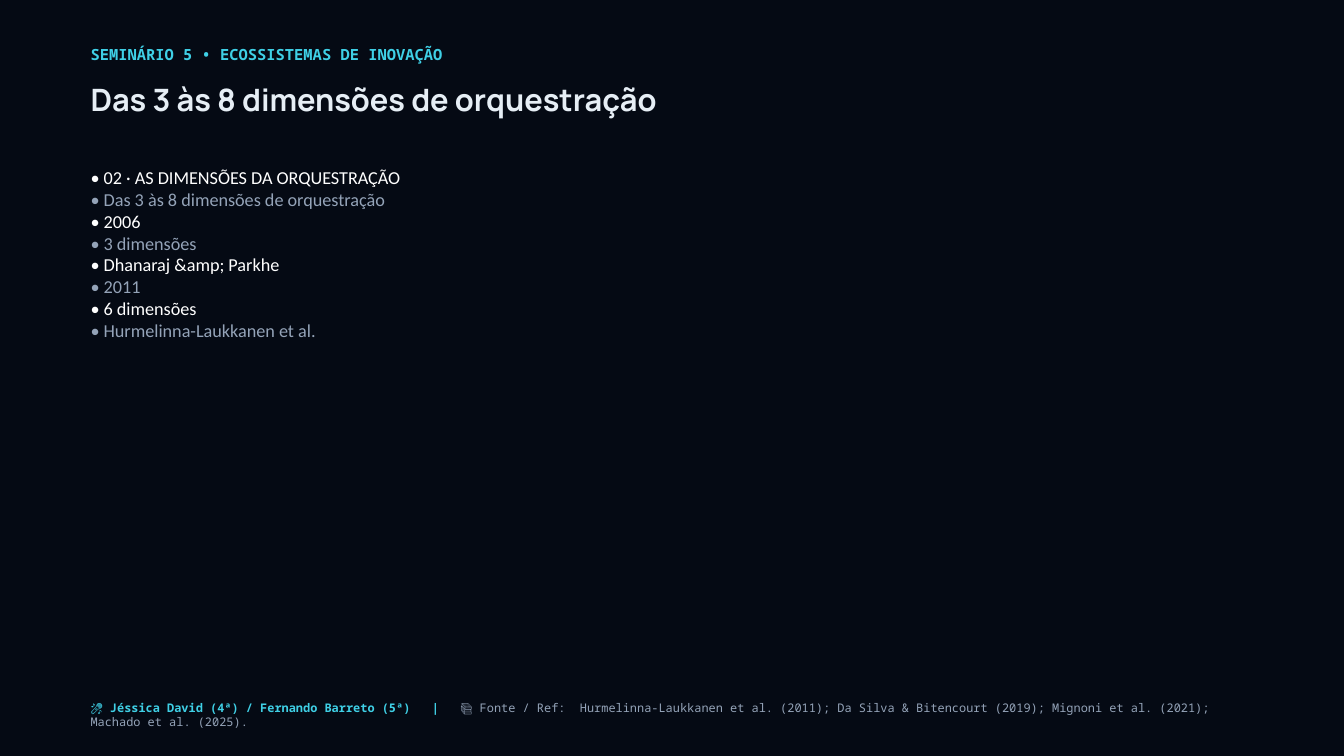
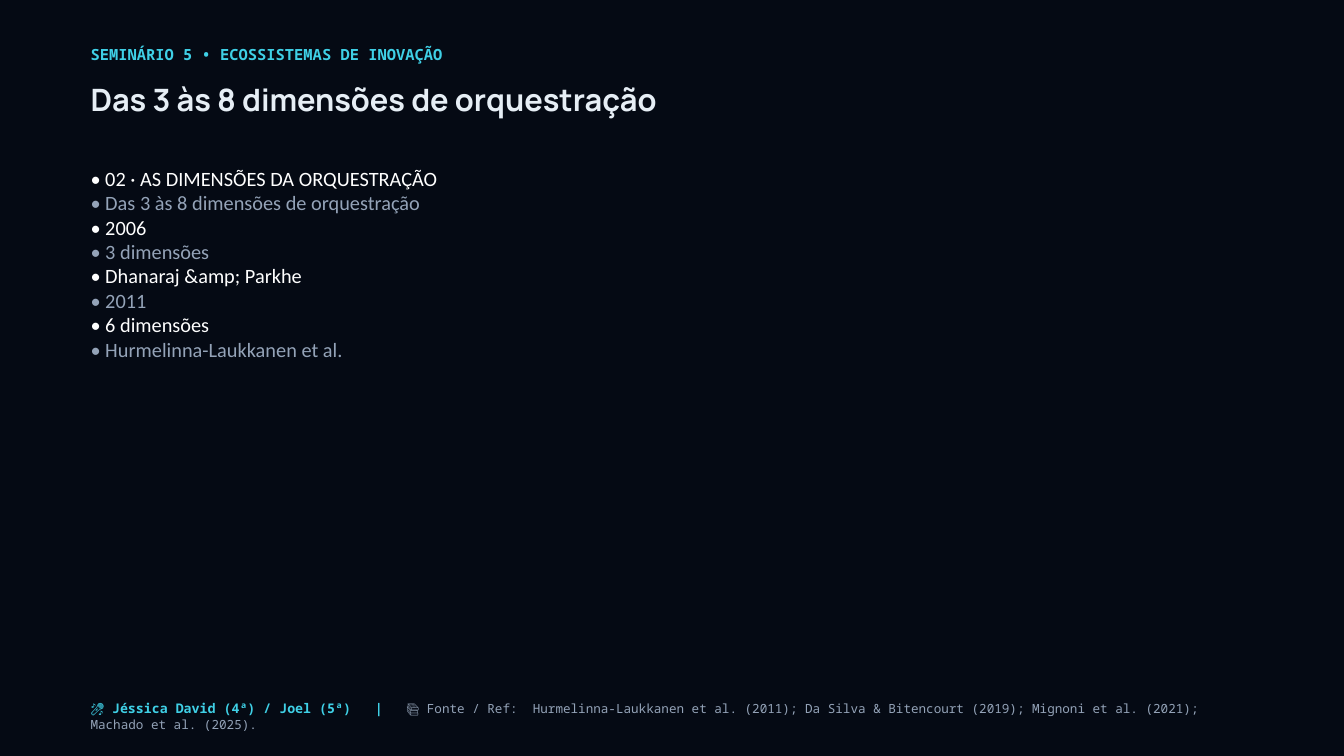
Before and after one commit to josuejofre/seminario-ecossistema-inovacao-pit, a slide deck: slide 14 of Seminario_5_Ecossistemas_Inovacao_Master.pptx. Drawn at 1344x756 pixels with LibreOffice and Linux fonts; fonts in the diff are those of the drawing. Boxes give left, top, right and bottom in pixels: in the first picture for what was removed or moved away, otherwise in the second. Text is boxed around its words. In the diff, an @@ line names an element or a change of style, - is before the commit and + after.

Commit message:
feat: scale up body fonts presentation-wide and set Joel as Thursday presenter for Bloco 3

```diff
--- a/Seminario_5_Ecossistemas_Inovacao_Master.pptx
+++ b/Seminario_5_Ecossistemas_Inovacao_Master.pptx
@@ text "• 02 · AS DIMENSÕES ..." at (105, 170, 437, 357): size 13 to 14.5 pt @@
@@ text at (112, 702, 1199, 716): text changed; size 8.5 to 9 pt @@
-🎤 Jéssica David (4ª) / Fernando Barreto (5ª) | 📚 Fonte / Ref: Hurmelinna-Laukkanen et al. (2011); Da Silva & Bitencourt (2019); Mignoni et al. (2021); Machado et al. (2025).
+🎤 Jéssica David (4ª) / Joel (5ª) | 📚 Fonte / Ref: Hurmelinna-Laukkanen et al. (2011); Da Silva & Bitencourt (2019); Mignoni et al. (2021); Machado et al. (2025).
```
Also in this commit, not shown: 42 other slides changed, 4 other files.
